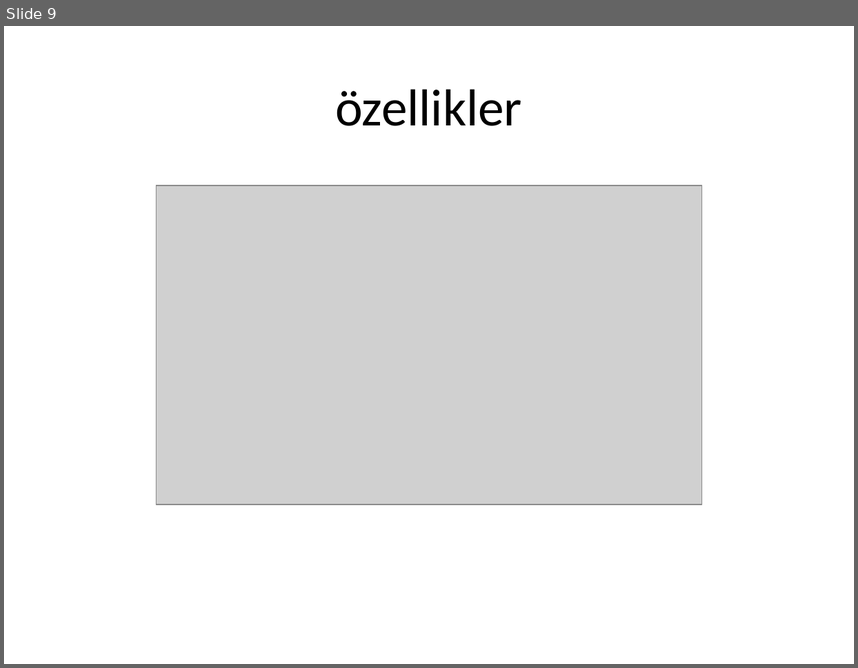
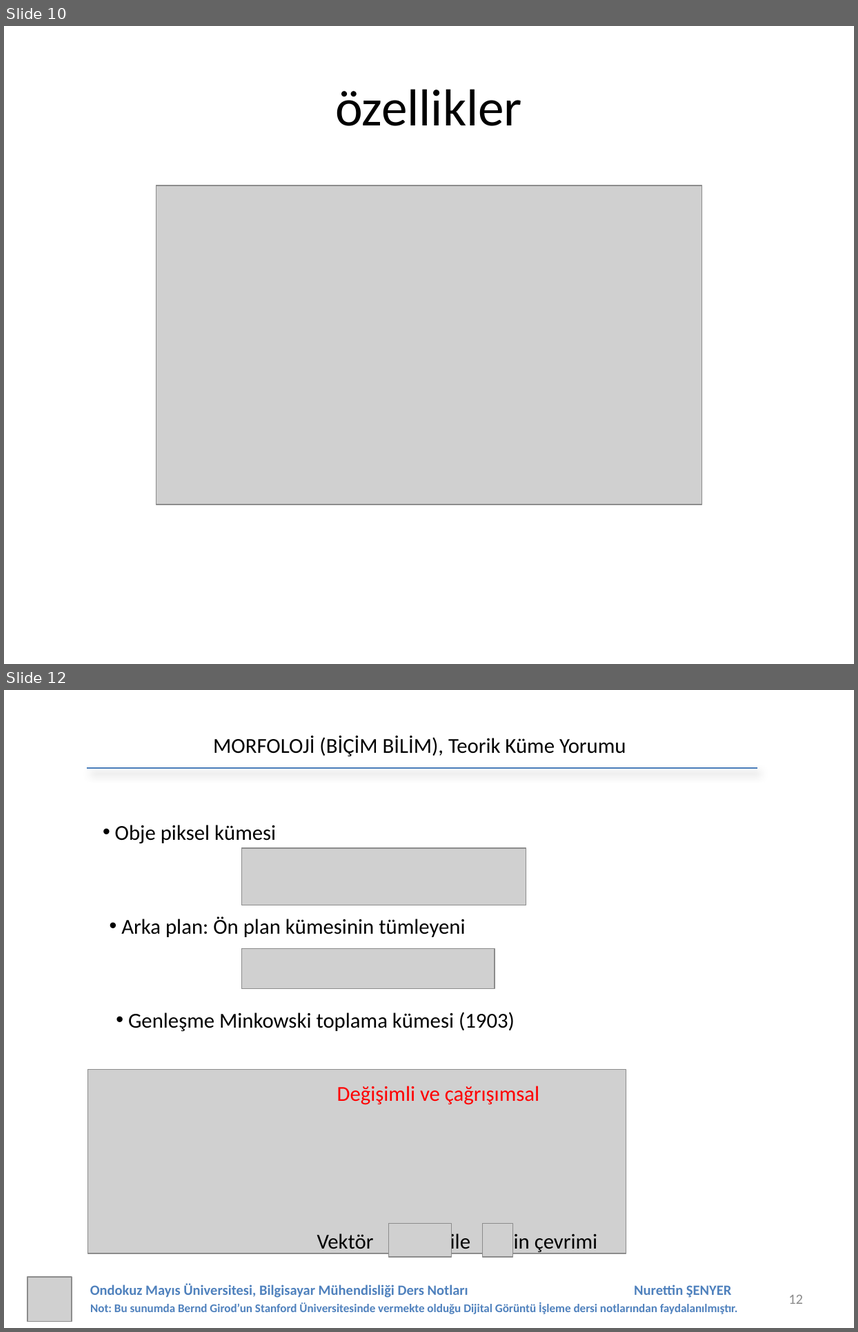
Before and after one commit to 19ceng/ce401dip, a slide deck: 07-morph/07-morph.pptx. Shown one above the other, each under a label of ours: slide 9 before the commit, slides 10 and 12 after it; the slides between them are not shown. The pictures are 858x668 and 858x1332 pixels, drawn with LibreOffice and Linux fonts; fonts in the diff are those of the drawing; grey boxes stand for pictures. Boxes give left, top, right and bottom in pixels: in the first picture for what was removed or moved away, otherwise in the second. Text is boxed around its words. In the diff, an @@ line names an element or a change of style, - is before the commit and + after.

```diff
--- a/07-morph/07-morph.pptx
+++ b/07-morph/07-morph.pptx
@@ slide 12 added at (4, 690, 854, 1328), background #FFFFFF @@
@@ text added at (213, 736, 626, 756), 18 pt, text #000000 @@
+MORFOLOJİ (BİÇİM BİLİM), Teorik Küme Yorumu
@@ line added from (87, 768) to (757, 768), #4B7EBC 1.25 pt @@
@@ text added at (115, 825, 276, 844), 18 pt, text #000000 @@
+• Obje piksel kümesi
@@ picture added at (242, 848, 527, 905) @@
@@ text added at (121, 916, 465, 937), 18 pt, text #000000 @@
+• Arka plan: Ön plan kümesinin tümleyeni
@@ picture added at (242, 949, 495, 988) @@
@@ text added at (128, 1012, 515, 1031), 18 pt, text #000000 @@
+• Genleşme Minkowski toplama kümesi (1903)
@@ picture added at (87, 1069, 626, 1254) @@
@@ text added at (337, 1085, 539, 1105), 18 pt, text #FF0000 @@
+Değişimli ve çağrışımsal
@@ picture added at (389, 1223, 452, 1256) @@
@@ picture added at (483, 1223, 513, 1256) @@
@@ text added at (317, 1230, 597, 1254), 18 pt, text #000000 @@
+Vektör ile in çevrimi
@@ picture added at (27, 1276, 72, 1321) @@
@@ text added at (90, 1283, 738, 1314), 10 pt, text #4F81BD, bold @@
+Ondokuz Mayıs Üniversitesi, Bilgisayar Mühendisliği Ders Notları Nurettin ŞENYER
+Not: Bu sunumda Bernd Girod’un Stanford Üniversitesinde vermekte olduğu Dijital Görüntü İşleme dersi notlarından faydalanılmıştır.
@@ page number added at (789, 1294, 803, 1303), 12 pt, text #8C8C8C @@
+12
@@ what was slide 9 is now slide 10 @@
```
Also in this commit, not shown: 4 slides changed, 27 other slides added, 4 slides removed, 1 other file.
